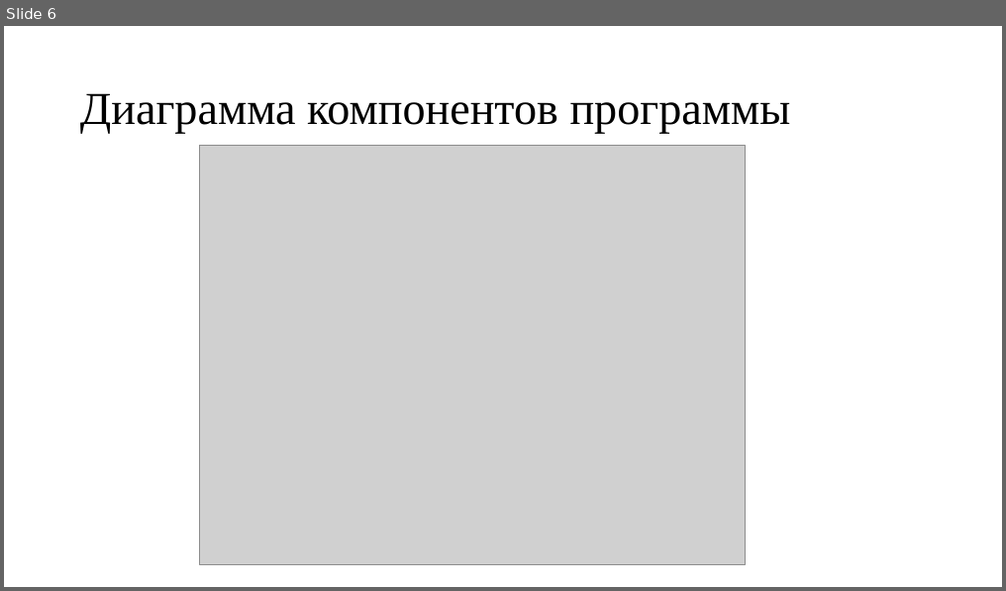
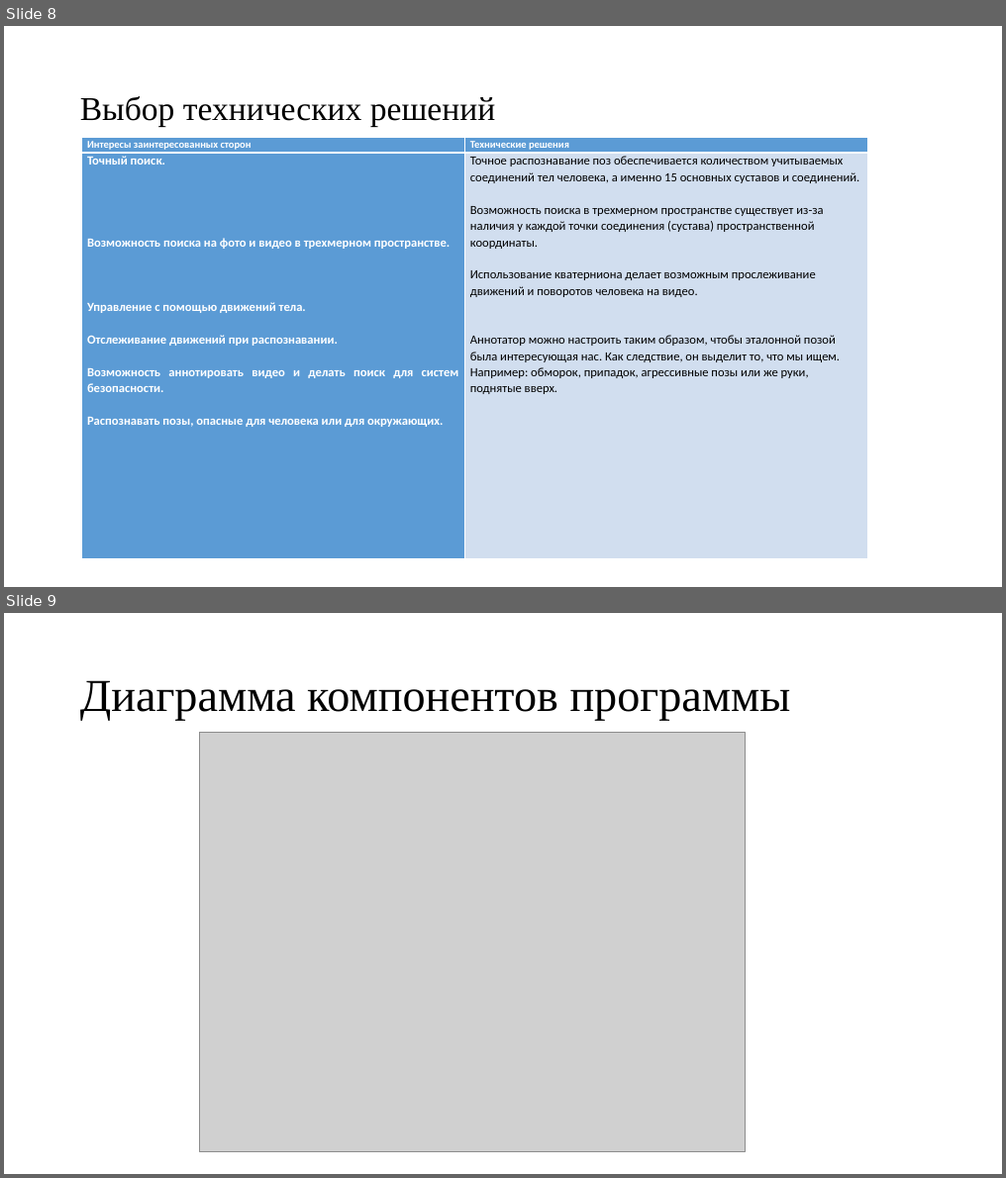
Before and after one commit to BolshakovUltraGod/PosesCapture, a slide deck: Programms/poses_capture/Poses.pptx. Shown one above the other, each under a label of ours: slide 6 before the commit, slides 8 and 9 after it. The pictures are 1006x591 and 1006x1178 pixels, drawn with LibreOffice and Linux fonts; fonts in the diff are those of the drawing; grey boxes stand for pictures. Boxes give left, top, right and bottom in pixels: in the first picture for what was removed or moved away, otherwise in the second. Text is boxed around its words. In the diff, an @@ line names an element or a change of style, - is before the commit and + after.

```diff
--- a/Programms/poses_capture/Poses.pptx
+++ b/Programms/poses_capture/Poses.pptx
@@ slide 8 added at (4, 26, 1002, 587), background #FFFFFF @@
@@ title added at (80, 96, 495, 127), 32 pt, text #000000 @@
+Выбор технических решений
@@ table added at (82, 138, 868, 559), 2 rows, 2 columns @@
+Интересы заинтересованных сторон | Технические решения
+Точный поиск. / Возможность поиска на фото и видео в трехмерном пространстве. / Управление с помощью движений тела. / Отслеживание движений при распознавании. / Возможность аннотировать видео и делать поиск для систем безопасности. / Распознавать позы, опасные для человека или для окружающих. | Точное распознавание поз обеспечивается количеством учитываемых соединений тел человека, а именно 15 основных суставов и соединений. / Возможность поиска в трехмерном пространстве существует из-за наличия у каждой точки соединения (сустава) пространственной координаты. / Использование кватерниона делает возможным прослеживание движений и поворотов человека на видео. / Аннотатор можно настроить таким образом, чтобы эталонной позой была интересующая нас. Как следствие, он выделит то, что мы ищем. Например: обморок, припадок, агрессивные позы или же руки, поднятые вверх.
@@ what was slide 6 is now slide 9 @@
```
Also in this commit, not shown: 3 other slides added, 1 other file.
